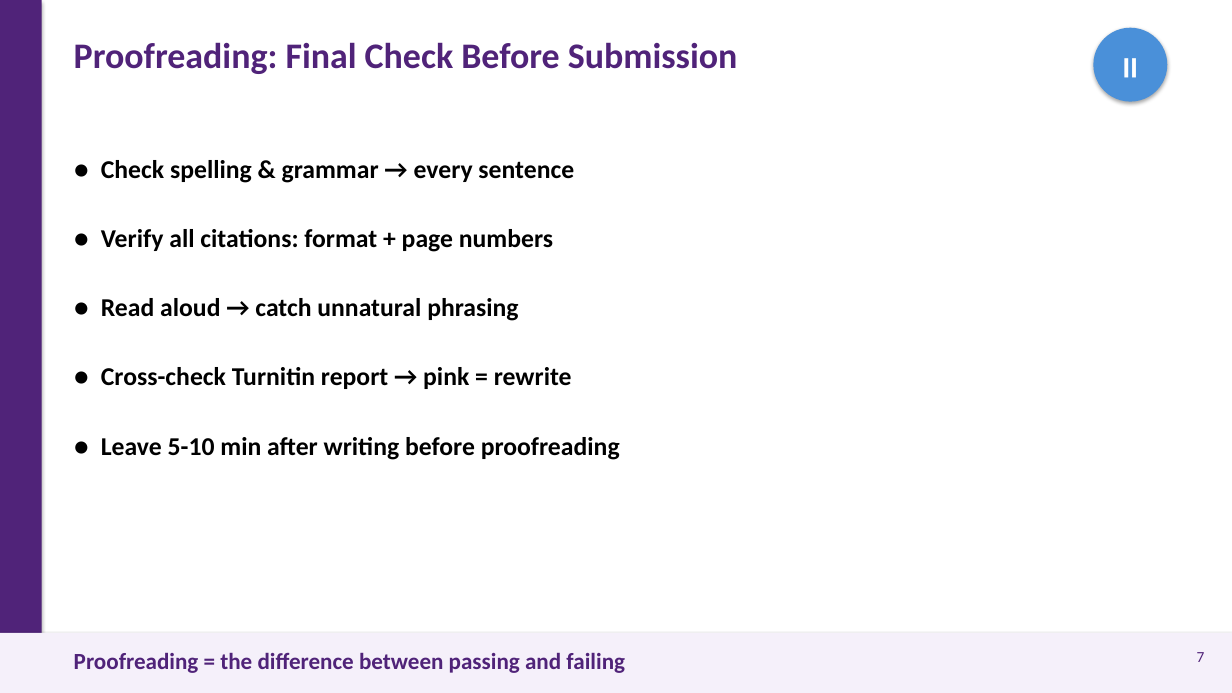
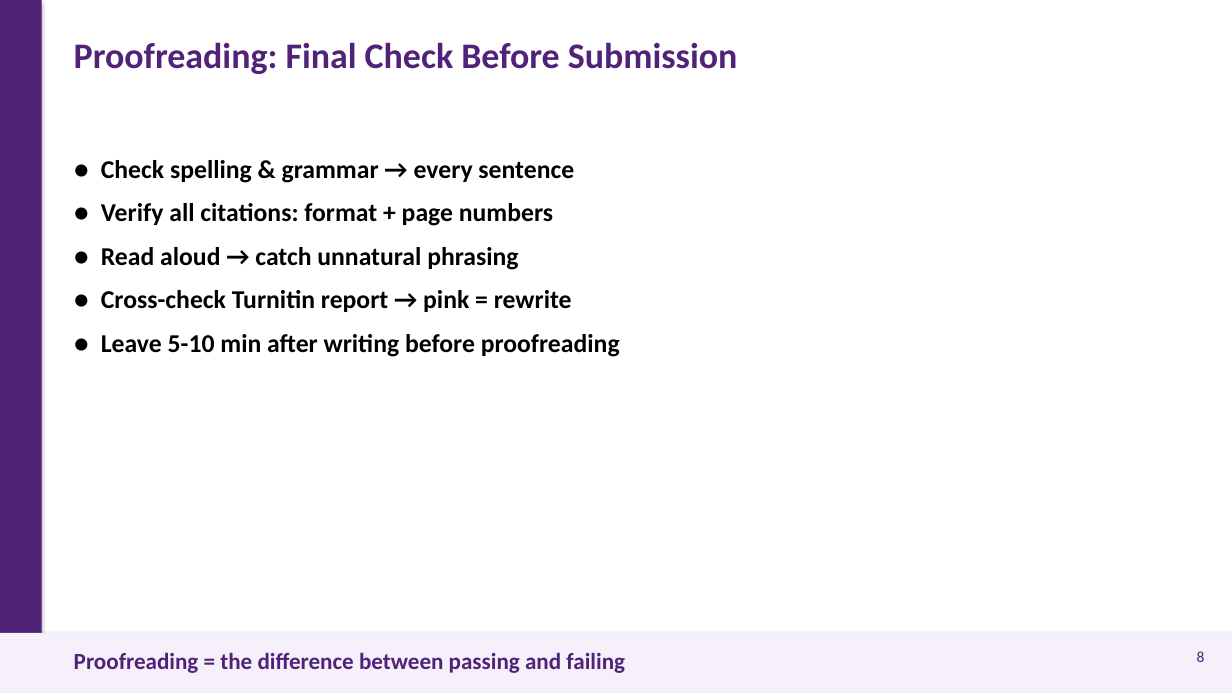
Before and after one commit to 975801846-star/workspace-outputs, a slide deck: slide 8 of Rewriting_Proofreading_Session4.2.pptx (slide 7 before the commit). Drawn at 1232x693 pixels with LibreOffice and Linux fonts; fonts in the diff are those of the drawing. Boxes give left, top, right and bottom in pixels: in the first picture for what was removed or moved away, otherwise in the second. Text is boxed around its words. In the diff, an @@ line names an element or a change of style, - is before the commit and + after.

Commit message:
v2: add three Before→After examples (bad paraphrase, correct rewrite, when to quote)

```diff
--- a/Rewriting_Proofreading_Session4.2.pptx
+++ b/Rewriting_Proofreading_Session4.2.pptx
@@ ellipse removed at <box>1093,28,1167,102</box> @@
-⏸
@@ text "● Check spelling & grammar ..." at <box>101,160,620,357</box>: less space between paragraphs @@
@@ text at <box>1197,651,1205,662</box>: text changed @@
-7
+8
```
Also in this commit, not shown: 5 other slides changed, 1 slide added.
